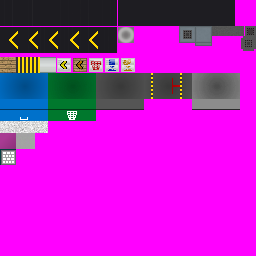
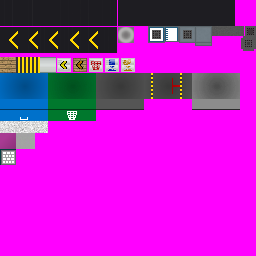
Before/after of a 256x256 layered artwork. What changed in the layer stack:
painted on "Color" over [148, 26, 179, 43]
painted on "Base" over [149, 27, 178, 42]
